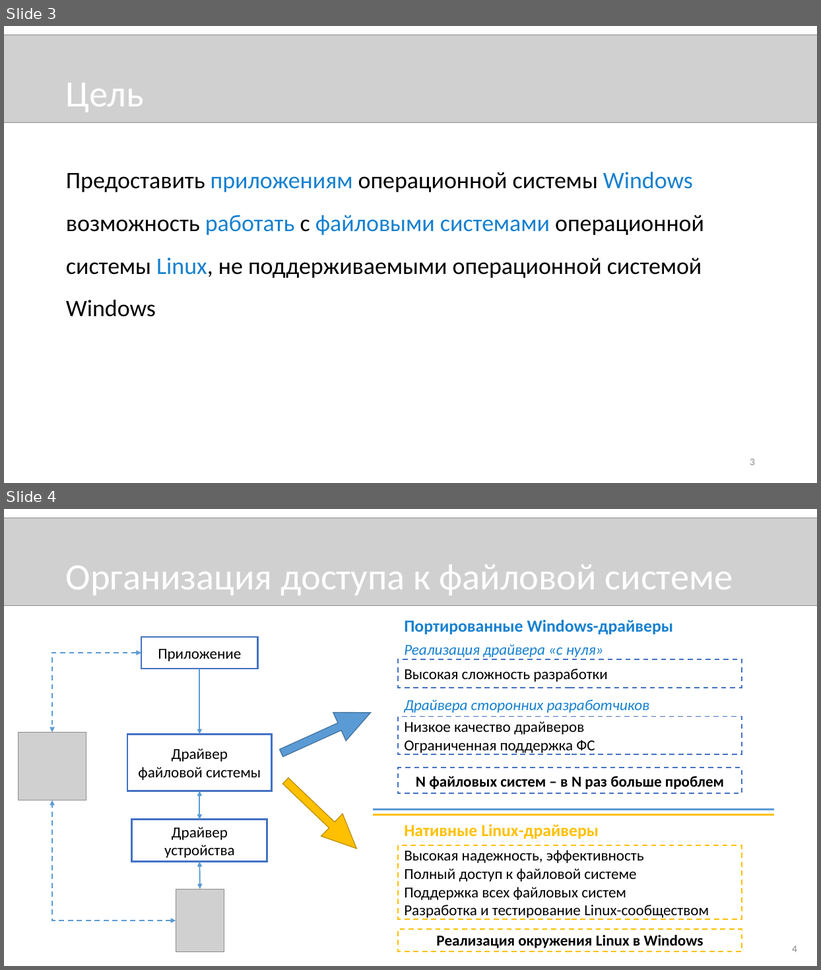
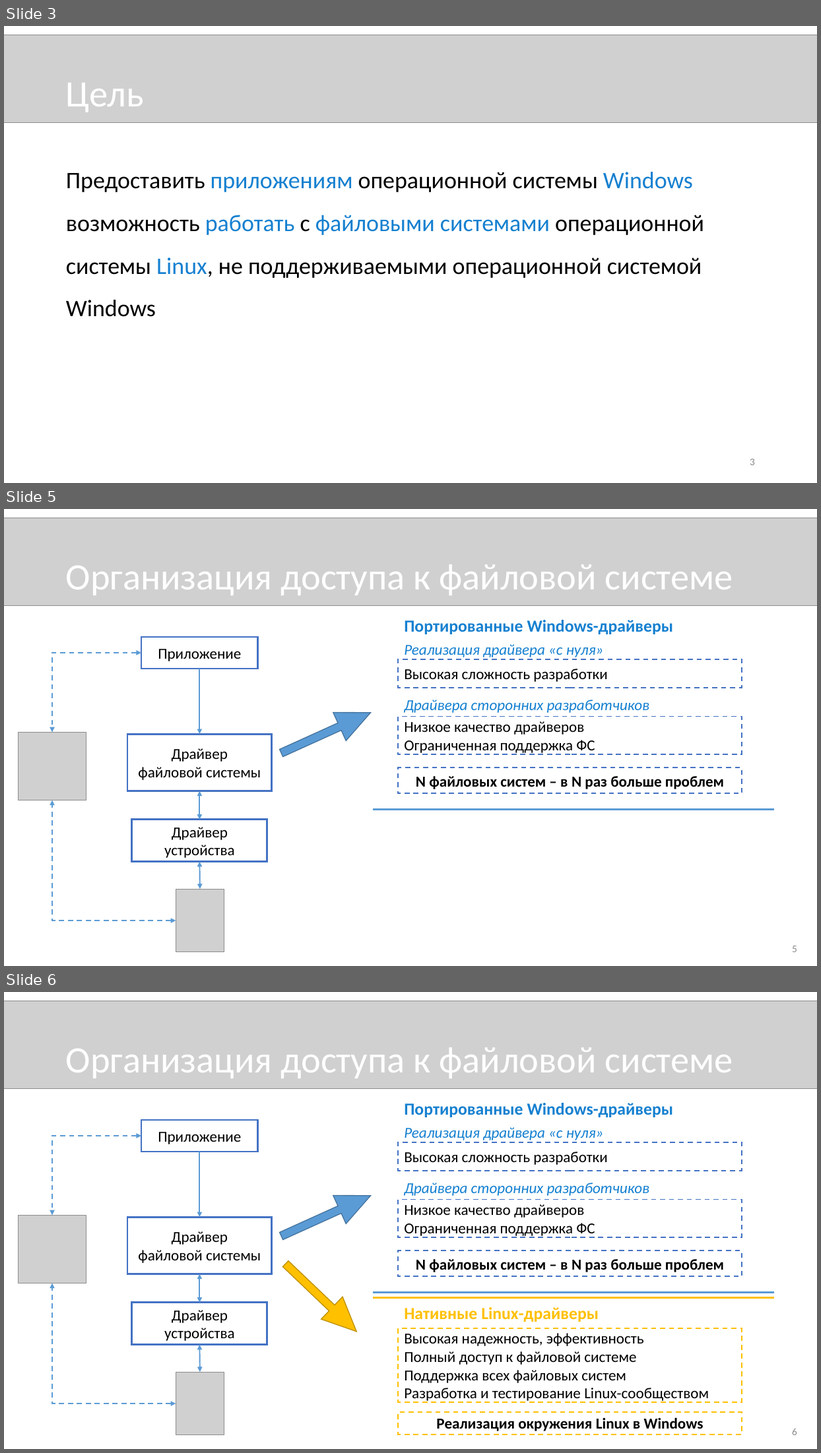
Before and after one commit to novokrest/master-thesis, a slide deck: presentation.pptx. Shown one above the other, each under a label of ours: slides 3 and 4 before the commit, slides 3, 5 and 6 after it; the slides between them are not shown. The pictures are 821x970 and 821x1453 pixels, drawn with LibreOffice and Linux fonts; fonts in the diff are those of the drawing; grey boxes stand for pictures. Boxes give left, top, right and bottom in pixels: in the first picture for what was removed or moved away, otherwise in the second. Text is boxed around its words. In the diff, an @@ line names an element or a change of style, - is before the commit and + after.

```diff
--- a/presentation.pptx
+++ b/presentation.pptx
@@ slide 5 added at bbox=[4, 509, 817, 966], background #FFFFFF @@
@@ picture added at bbox=[4, 518, 817, 605] @@
@@ title added at bbox=[66, 564, 733, 595], 44 pt, text #FFFFFF @@
+Организация доступа к файловой системе
@@ text added at bbox=[404, 620, 674, 634], 20 pt, text #1580D0, bold @@
+Портированные Windows-драйверы
@@ rectangle added at bbox=[141, 637, 257, 669], fill #FFFFFF, outline #4472C4 2.25 pt, 18 pt, text #000000 @@
+Приложение
@@ text added at bbox=[404, 644, 604, 657], 18 pt, text #1580D0, italic @@
+Реализация драйвера «с нуля»
@@ elbow double arrow added from (141, 653) to (52, 732), #5B9BD5 1.5 pt dashed @@
@@ rectangle added at bbox=[398, 659, 742, 688], fill #FFFFFF, outline #4472C4 1.5 pt dashed, 18 pt, text #000000 @@
+Высокая сложность разработки
@@ arrow added from (200, 669) to (200, 734), #5B9BD5 1.5 pt @@
@@ right arrow added at bbox=[275, 698, 378, 768], fill #5B9BD5, outline #43739E 1 pt @@
@@ text added at bbox=[404, 700, 650, 713], 18 pt, text #1580D0, italic @@
+Драйвера сторонних разработчиков
@@ rectangle added at bbox=[398, 716, 742, 755], fill #FFFFFF, outline #4472C4 1.5 pt dashed, 18 pt, text #000000 @@
+Низкое качество драйверов
+Ограниченная поддержка ФС
@@ picture added at bbox=[18, 732, 86, 801] @@
@@ rectangle added at bbox=[127, 734, 272, 791], fill #FFFFFF, outline #4472C4 2.25 pt, 18 pt, text #000000 @@
+Драйвер
+файловой системы
@@ rectangle added at bbox=[398, 768, 742, 794], fill #FFFFFF, outline #4472C4 1.5 pt dashed, 18 pt, text #000000, bold @@
+N файловых систем – в N раз больше проблем
@@ elbow double arrow added from (176, 921) to (52, 801), #5B9BD5 1.5 pt dashed @@
@@ double arrow added from (200, 791) to (200, 819), #5B9BD5 1.5 pt @@
@@ rectangle added at bbox=[132, 819, 267, 861], fill #FFFFFF, outline #4472C4 2.25 pt, 18 pt, text #000000 @@
+Драйвер устройства
@@ line added from (373, 810) to (774, 810), #5B9BD5 2.25 pt @@
@@ double arrow added from (200, 862) to (200, 890), #5B9BD5 1.5 pt @@
@@ picture added at bbox=[176, 890, 224, 953] @@
@@ page number added at bbox=[792, 946, 797, 953], 12 pt, text #8C8C8C @@
+5
@@ what was slide 4 is now slide 6 @@
@@ page number at bbox=[792, 1428, 797, 1436]: text changed @@
-4
+6
```
Also in this commit, not shown: 4 slides changed, 6 other slides added, 4 slides removed, 1 other file.
